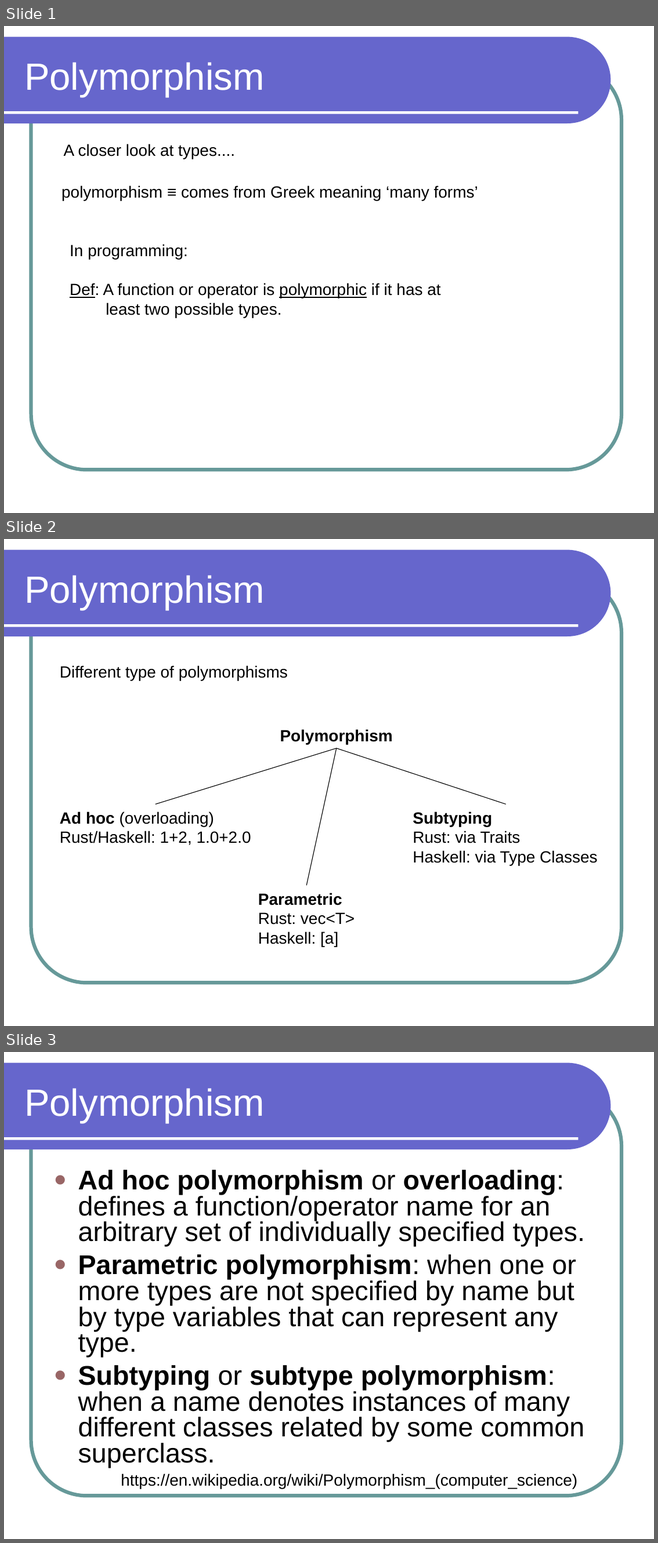
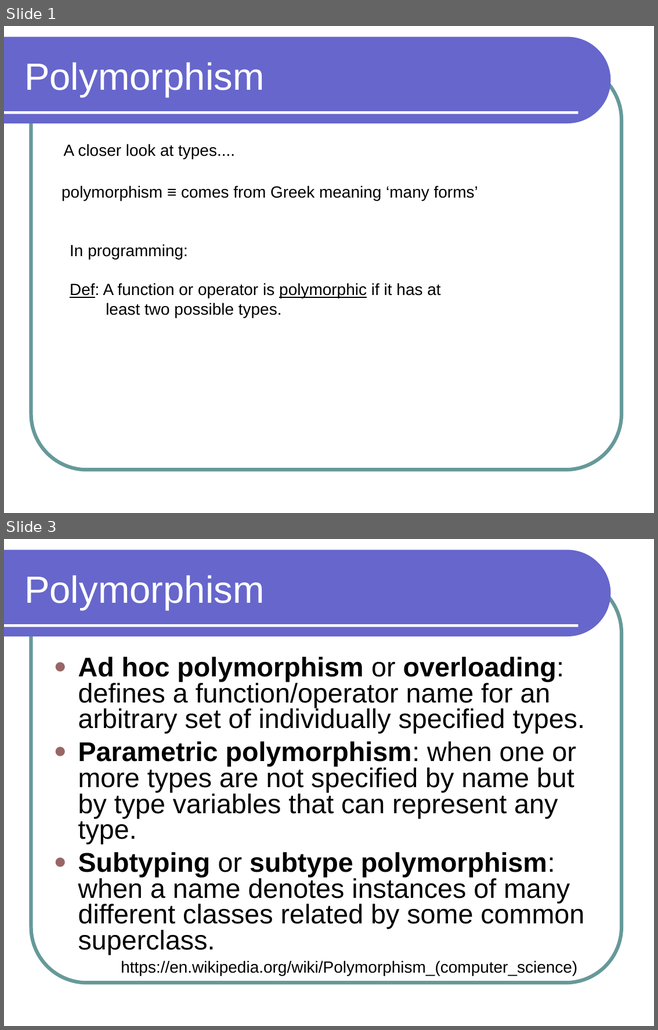
Before and after one commit to lutzhamel/CSC301, a slide deck: notes/csc301-ln019.ppt. Shown one above the other, each under a label of ours: slides 1, 2 and 3 before the commit, slides 1 and 3 after it; the slides between them are not shown. The pictures are 658x1543 and 658x1030 pixels, drawn with LibreOffice and Linux fonts; fonts in the diff are those of the drawing. Boxes give left, top, right and bottom in pixels: in the first picture for what was removed or moved away, otherwise in the second. Text is boxed around its words. In the diff, an @@ line names an element or a change of style, - is before the commit and + after.

```diff
--- a/notes/csc301-ln019.ppt
+++ b/notes/csc301-ln019.ppt
@@ slide 2 removed at bbox=[4, 539, 654, 1026], background #FFFFFF; not listed: 3 template elements that a slide beside it also shows @@
@@ title removed at bbox=[24, 575, 264, 610] @@
-Polymorphism
@@ text removed at bbox=[60, 665, 288, 681] @@
-Different type of polymorphisms
@@ text removed at bbox=[280, 729, 393, 744] @@
-Polymorphism
@@ line removed from (336, 748) to (155, 804) @@
@@ line removed from (336, 748) to (306, 885) @@
@@ line removed from (336, 748) to (506, 804) @@
@@ text removed at bbox=[60, 812, 251, 845] @@
-Ad hoc (overloading)
-Rust/Haskell: 1+2, 1.0+2.0
@@ text removed at bbox=[412, 812, 597, 866] @@
-Subtyping
-Rust: via Traits
-Haskell: via Type Classes
@@ text removed at bbox=[258, 893, 354, 947] @@
-Parametric
-Rust: vec<T>
-Haskell: [a]
```
Also in this commit, not shown: 1 slide changed, 2 slides added, 2 other slides removed, 2 other files.
